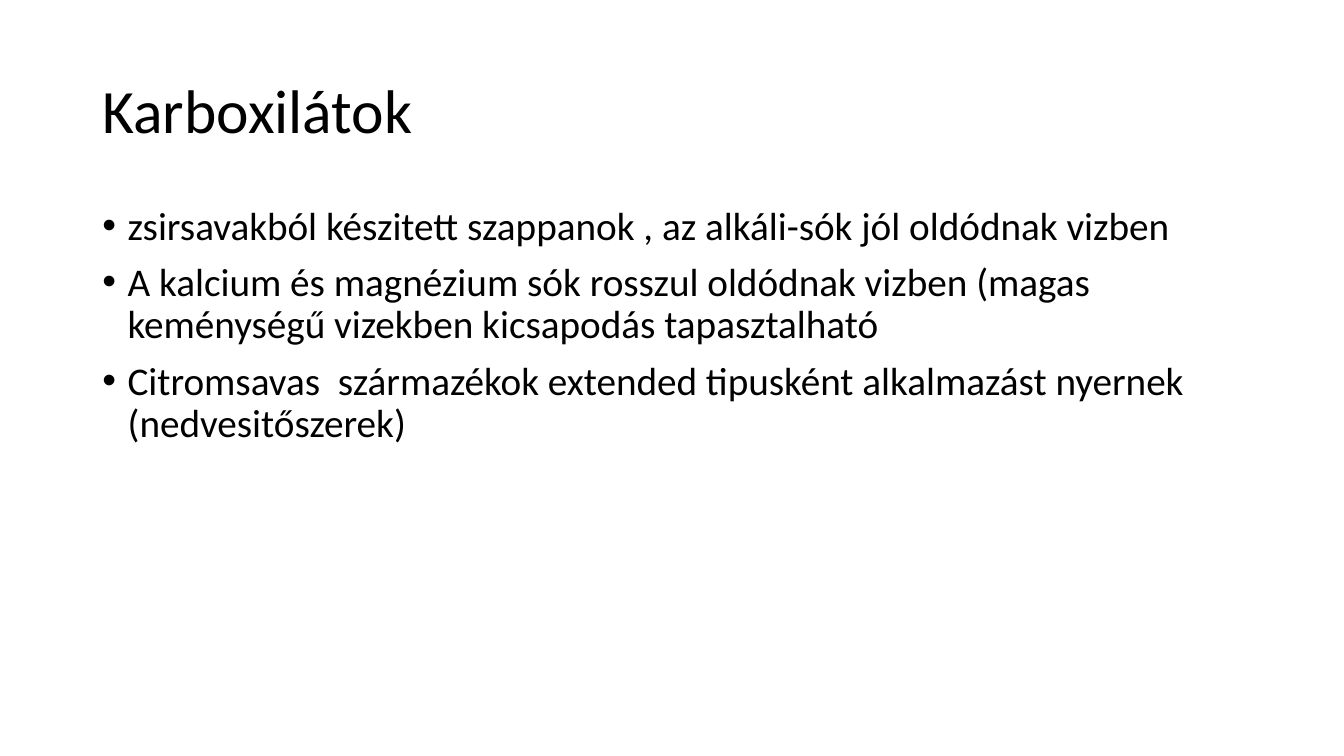
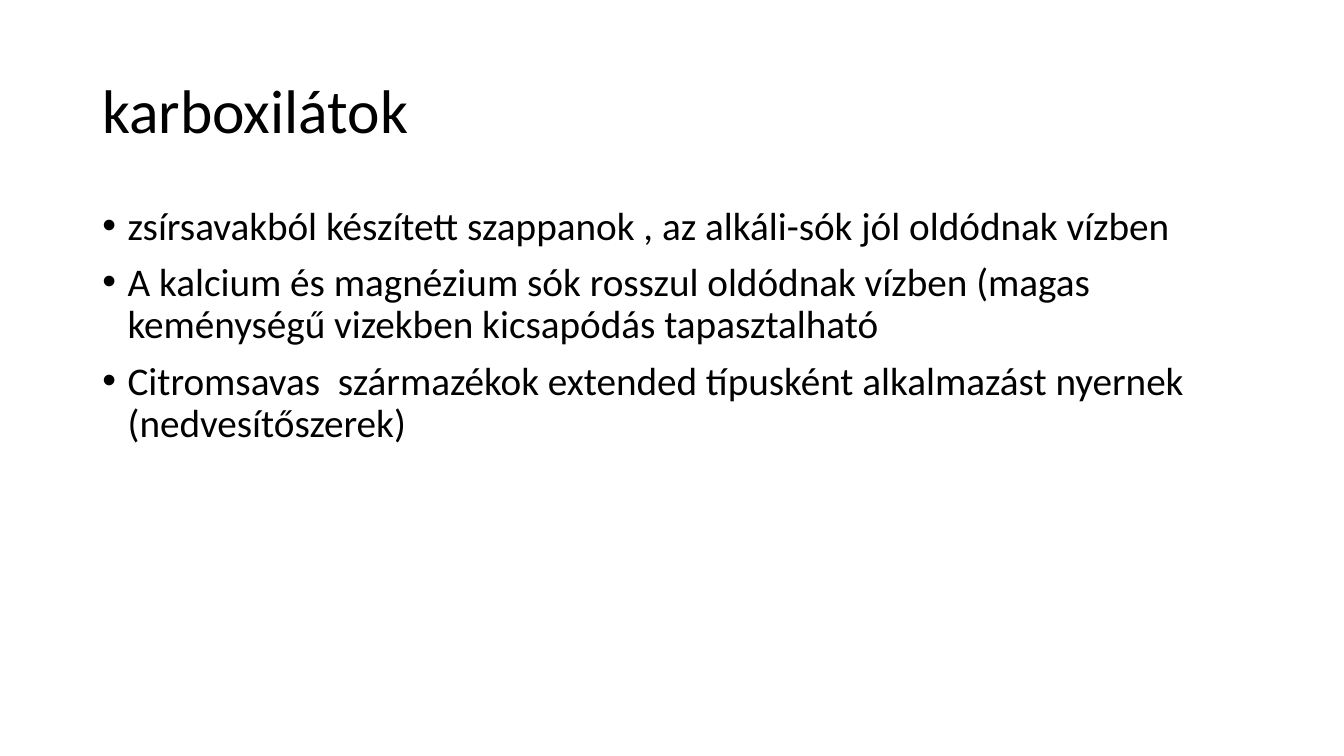
Before and after one commit to LilianaBohus/chemistry-presenations, a slide deck: slide 42 of formulations-and-surfactants.pptx. Drawn at 1344x756 pixels with LibreOffice and Linux fonts; fonts in the diff are those of the drawing. Boxes give left, top, right and bottom in pixels: in the first picture for what was removed or moved away, otherwise in the second. Text is boxed around its words. In the diff, an @@ line names an element or a change of style, - is before the commit and + after.

```diff
--- a/formulations-and-surfactants.pptx
+++ b/formulations-and-surfactants.pptx
@@ title at [102, 90, 408, 134]: text changed @@
-Karboxilátok
+karboxilátok
@@ text at [128, 212, 1184, 443]: text changed @@
-• zsirsavakból készitett szappanok , az alkáli-sók jól oldódnak vizben
-• A kalcium és magnézium sók rosszul oldódnak vizben (magas keménységű vizekben kicsapodás tapasztalható
-• Citromsavas származékok extended tipusként alkalmazást nyernek (nedvesitőszerek)
+• zsírsavakból készített szappanok , az alkáli-sók jól oldódnak vízben
+• A kalcium és magnézium sók rosszul oldódnak vízben (magas keménységű vizekben kicsapódás tapasztalható
+• Citromsavas származékok extended típusként alkalmazást nyernek (nedvesítőszerek)
```
Also in this commit, not shown: 18 other slides changed, 2 slides added, 2 slides removed.
